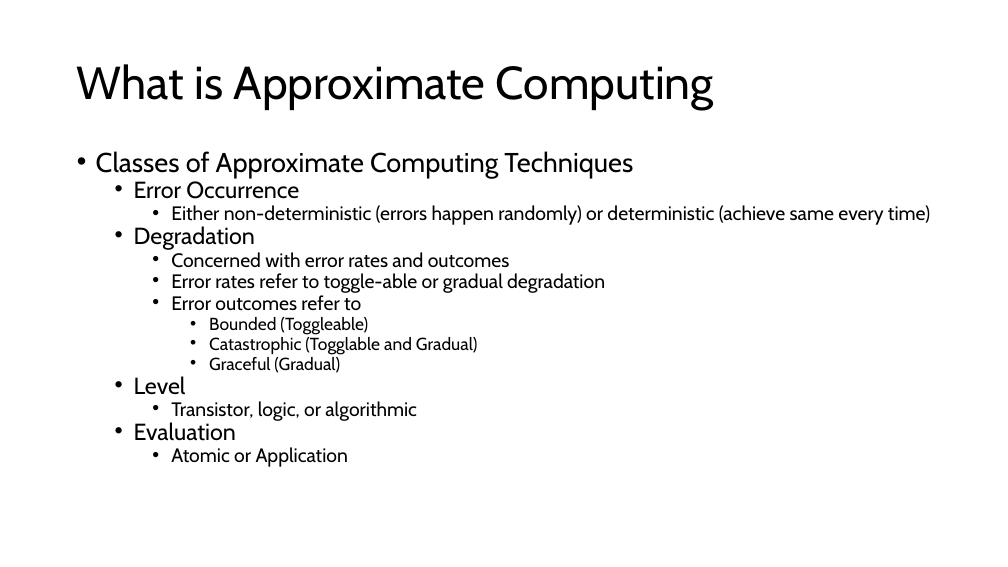
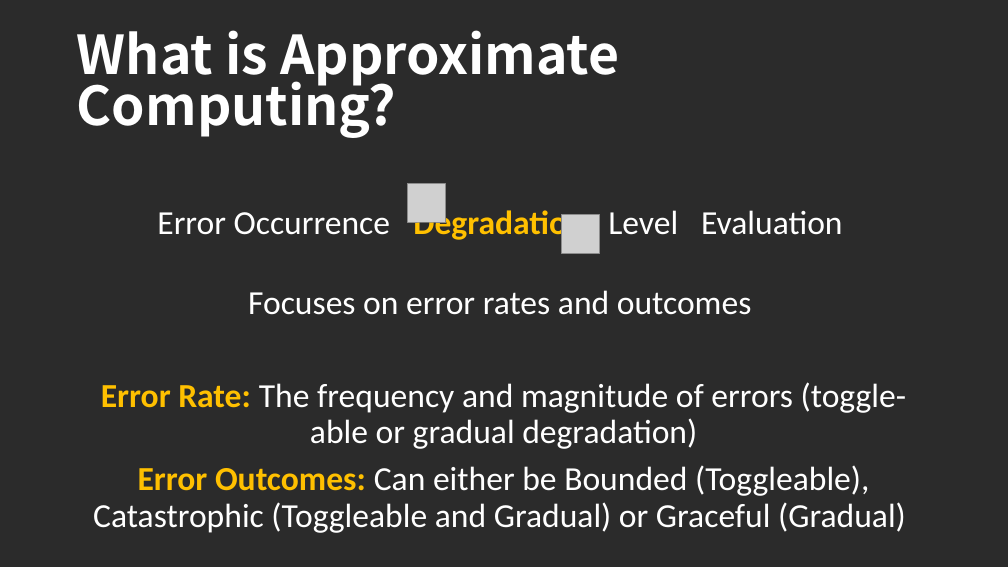
Before and after one commit to LoloMarty/2024-, a slide deck: slide 20 of CS4630/Approximate Computing.pptx (slide 6 before the commit). Drawn at 1008x567 pixels with LibreOffice and Linux fonts; fonts in the diff are those of the drawing; grey boxes stand for pictures; background and template pictures are left out; a plain dark background stands for a picture behind light text. Boxes give left, top, right and bottom in pixels: in the first picture for what was removed or moved away, otherwise in the second. Text is boxed around its words. In the diff, an @@ line names an element or a change of style, - is before the commit and + after.

```diff
--- a/CS4630/Approximate Computing.pptx
+++ b/CS4630/Approximate Computing.pptx
@@ background #FFFFFF to picture (left out) @@
@@ text "What is Approximate Computing?" at box(77, 30, 619, 138): vertical alignment middle to bottom @@
@@ text at box(77, 30, 619, 138): text changed; size 44 to 51 pt; font Cabin to Noto Sans CJK SC; text colour #000000 to #FFFFFF; bold on @@
-What is Approximate Computing
+What is Approximate Computing?
@@ text at box(157, 207, 843, 243): text changed; size 18.5 to 32 pt; font Cabin to Calibri; text colour #000000 to #FFFFFF @@
-• Classes of Approximate Computing Techniques
-  • Error Occurrence
-    • Either non-deterministic (errors happen randomly) or deterministic (achieve same every time)
-  • Degradation
-    • Concerned with error rates and outcomes
-    • Error rates refer to toggle-able or gradual degradation
-    • Error outcomes refer to
-      • Bounded (Toggleable)
-      • Catastrophic (Togglable and Gradual)
-      • Graceful (Gradual)
-  • Level
-    • Transistor, logic, or algorithmic
-  • Evaluation
-    • Atomic or Application
+Error Occurrence Degradation Level Evaluation
@@ picture added at box(408, 184, 446, 222) @@
@@ picture added at box(562, 215, 600, 253) @@
@@ text added at box(93, 290, 906, 533), 32 pt, text #FFFFFF @@
+Focuses on error rates and outcomes
+Error Rate: The frequency and magnitude of errors (toggle-able or gradual degradation)
+Error Outcomes: Can either be Bounded (Toggleable), Catastrophic (Toggleable and Gradual) or Graceful (Gradual)
```
Also in this commit, not shown: 16 other slides changed, 9 slides added, 10 slides removed, 1 other file.
